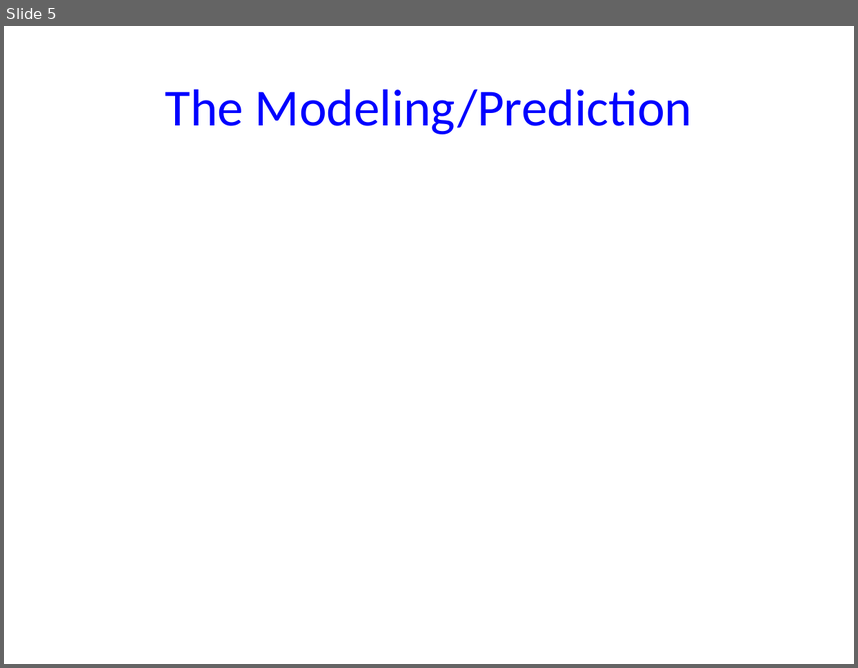
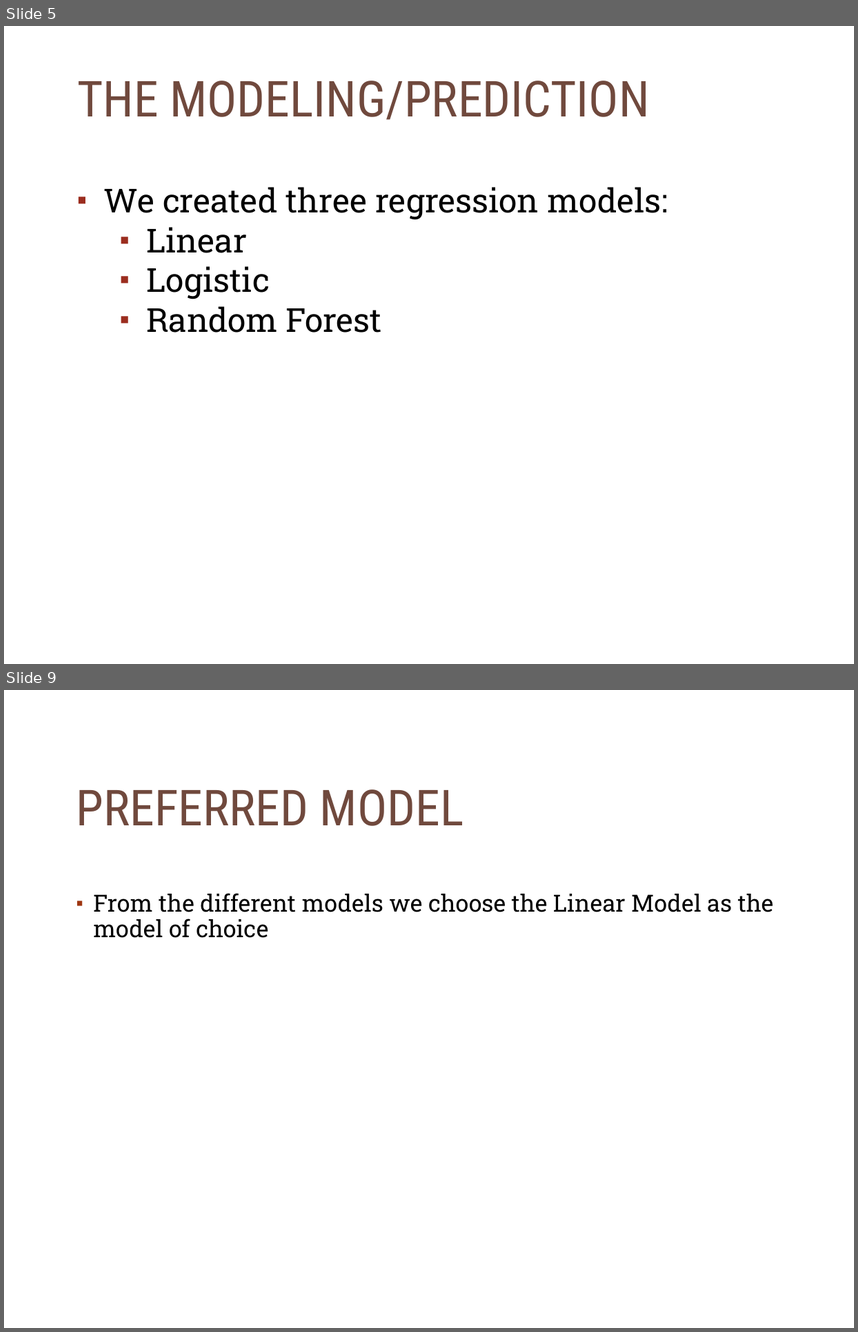
Before and after one commit to Emmet62/DAGroupProject2018, a slide deck: Project_Presentation_Slides.pptx. Shown one above the other, each under a label of ours: slide 5 before the commit, slides 5 and 9 after it; the slides between them are not shown. The pictures are 858x668 and 858x1332 pixels, drawn with LibreOffice and Linux fonts; fonts in the diff are those of the drawing; background and template pictures are left out. Boxes give left, top, right and bottom in pixels: in the first picture for what was removed or moved away, otherwise in the second. Text is boxed around its words. In the diff, an @@ line names an element or a change of style, - is before the commit and + after.

```diff
--- a/Project_Presentation_Slides.pptx
+++ b/Project_Presentation_Slides.pptx
@@ slide 9 added at [4,690,854,1328], background #FFFFFF; not listed: 1 template element that a slide beside it also shows @@
@@ title added at [76,789,464,826], 42 pt, text #704A3D @@
+PREFERRED MODEL
@@ text added at [93,893,774,938], 20 pt, text #000000 @@
+▪ From the different models we choose the Linear Model as the model of choice
@@ slide 5 changed as well @@
@@ title at [77,81,649,120]: text changed; size 44 to 42 pt; font Calibri to Roboto Condensed; text colour #0000FF to #704A3D @@
-The Modeling/Prediction
+THE MODELING/PREDICTION
@@ text added at [103,187,668,332], 28 pt, text #000000 @@
+▪ We created three regression models:
+  ▪ Linear
+  ▪ Logistic
+  ▪ Random Forest
```
Also in this commit, not shown: 3 other slides changed, 5 other slides added, 2 slides removed, 12 other files.
